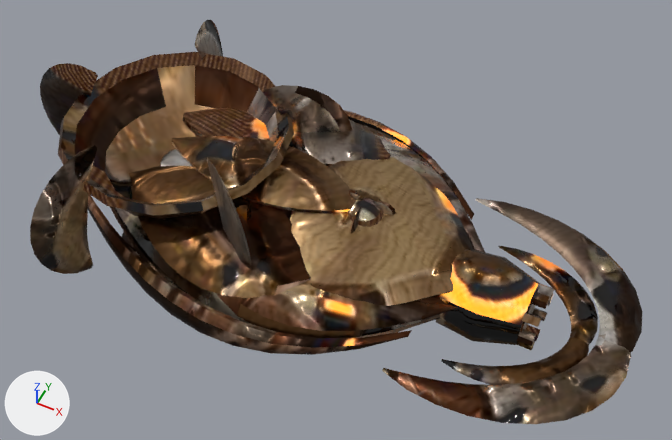
A saved change to the glTF model public/assets/models/alien/gorger.glb.
Before and after are seen from a 50 mm camera at (4.4, -6.96, 9.96) aimed at (0.91, 0.02, 1.23). Arrows for +X, +Y and +Z are at lower left; the lights stay in place. The older version comes first. Where no turn or scale is listed for an object, it has been applied to the vertices. Vertices at exactly the same position are counted once.

Names of what the first picture shows: 'Hull'.
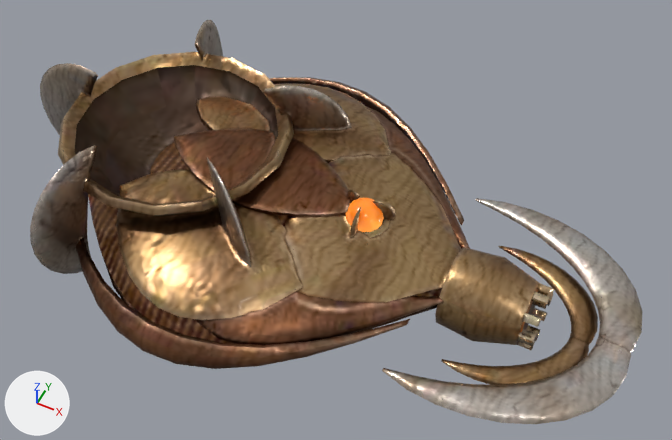
Pixel boxes (x1, y1, x2, y2) of what changed, in the pictures (672 x 440 px; the box of a moved part takes in the faces that stretch with it):
part 1 of me_hull, moved or reshaped
    before: (88, 108, 485, 355)
    after: (76, 77, 470, 369)
part 2 of me_hull, surface changed
    both: (30, 20, 642, 424)

The change in detail:
me_hull is used by ob_hull; location (0.0, 0.0, 0.0).
me_hull had 3152 vertices, 6000 faces and spanned x -3.63..4.78, y -2.17..2.17, z 0.3..2.39.
me_hull now has 3152 vertices, 6000 faces and spans x -3.63..4.78, y -2.56..2.56, z 0.3..2.39.
me_hull part 1: 1488 of 3152 vertices moved; they spanned x -3.2..3.0, y -2.05..2.05, z 0.34..1.76 and now span x -3.1..2.9, y -2.56..2.56, z 0.34..1.78; mean shift (-0.01, 0.0, -0.01); largest move (-0.88, 1.44, 1.0) -> (-0.85, 2.06, 1.0).
me_hull part 2: 5985 kept faces spanning x -3.63..4.78, y -2.56..2.56, z 0.3..2.39 get new texture (UV) coordinates.
